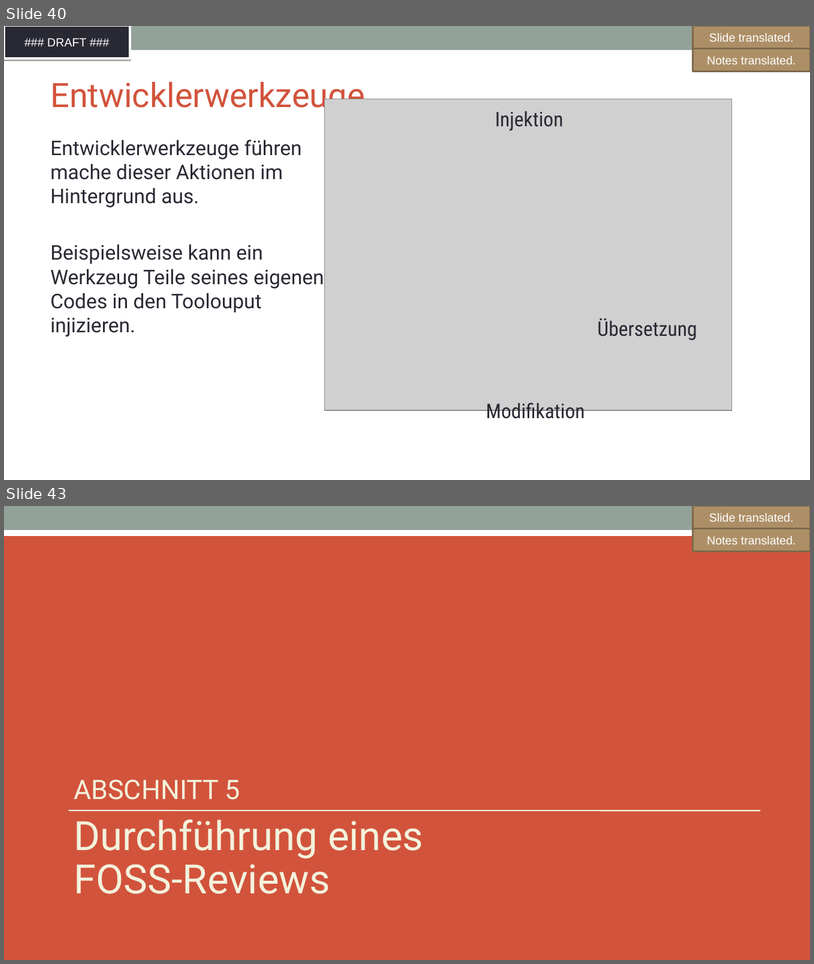
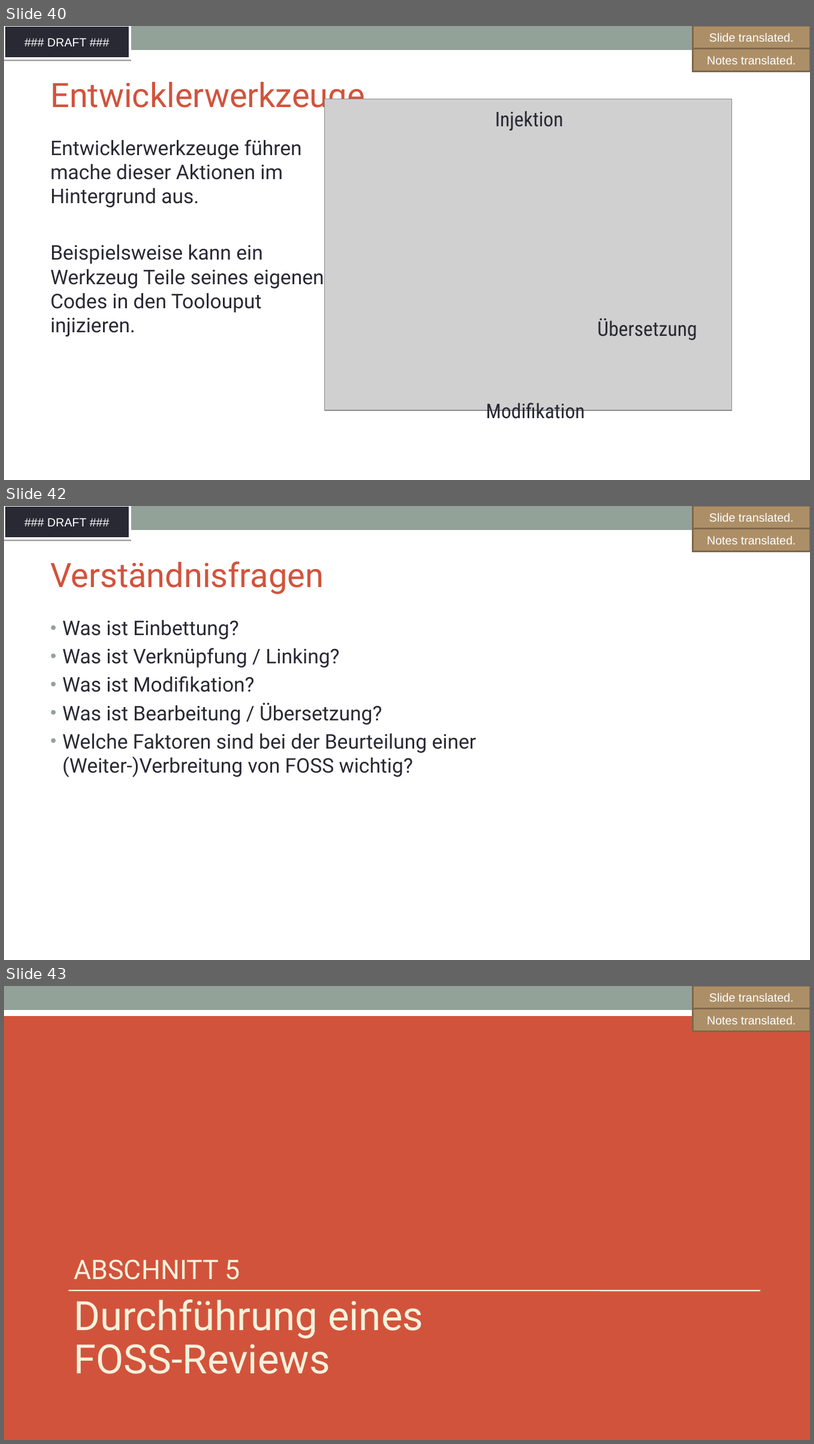
Before and after one commit to SThanheiser/curriculum, a slide deck: translation-DE/slides/DFT_openchain-curriculum-for-1-1_GER.odp. Shown one above the other, each under a label of ours: slides 40 and 43 before the commit, slides 40, 42 and 43 after it; the slides between them are not shown. The pictures are 814x964 and 814x1444 pixels, drawn with LibreOffice and Linux fonts; fonts in the diff are those of the drawing; grey boxes stand for pictures; background and template pictures are left out. Boxes give left, top, right and bottom in pixels: in the first picture for what was removed or moved away, otherwise in the second. Text is boxed around its words. In the diff, an @@ line names an element or a change of style, - is before the commit and + after.

```diff
--- a/translation-DE/slides/DFT_openchain-curriculum-for-1-1_GER.odp
+++ b/translation-DE/slides/DFT_openchain-curriculum-for-1-1_GER.odp
@@ slide 42 added at box(4, 506, 810, 960), background #FFFFFF; not listed: 2 template elements that a slide beside it also shows @@
@@ freeform shape added at box(693, 506, 810, 529), fill #AD8F67, outline #7E684A 2.01 pt, 14 pt, text #FFFFFF @@
+Slide translated.
@@ freeform shape added at box(693, 528, 810, 552), fill #AD8F67, outline #7E684A 2.01 pt, 14 pt, text #FFFFFF @@
+Notes translated.
@@ title added at box(50, 561, 324, 594), 40 pt, text #D2533C @@
+Verständnisfragen
@@ text added at box(62, 619, 477, 777), 24 pt, text #292934 @@
+• Was ist Einbettung?
+• Was ist Verknüpfung / Linking?
+• Was ist Modifikation?
+• Was ist Bearbeitung / Übersetzung?
+• Welche Faktoren sind bei der Beurteilung einer
+  (Weiter-)Verbreitung von FOSS wichtig?
```
Also in this commit, not shown: 13 slides changed, 6 other slides added, 7 slides removed, 1 other file.
